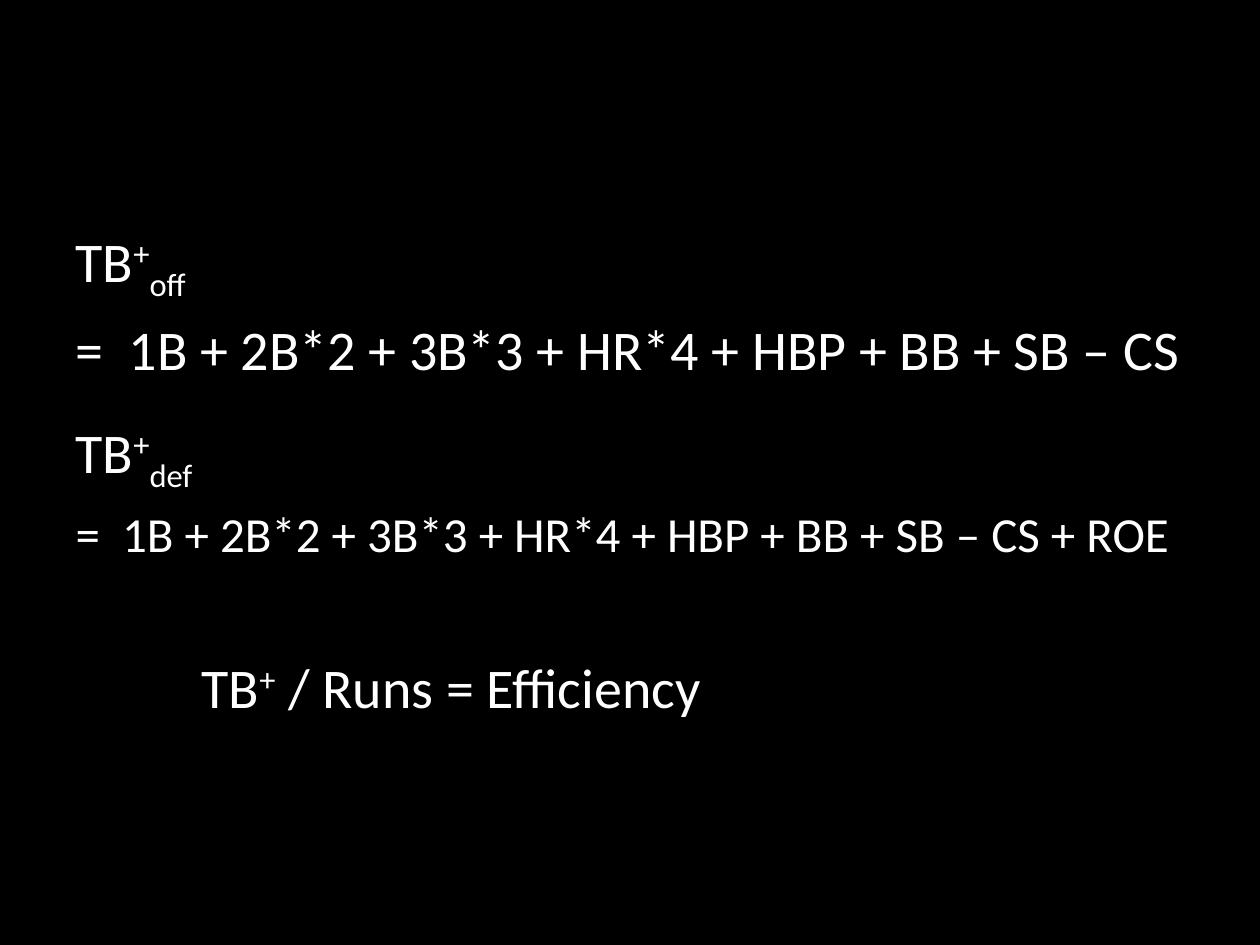
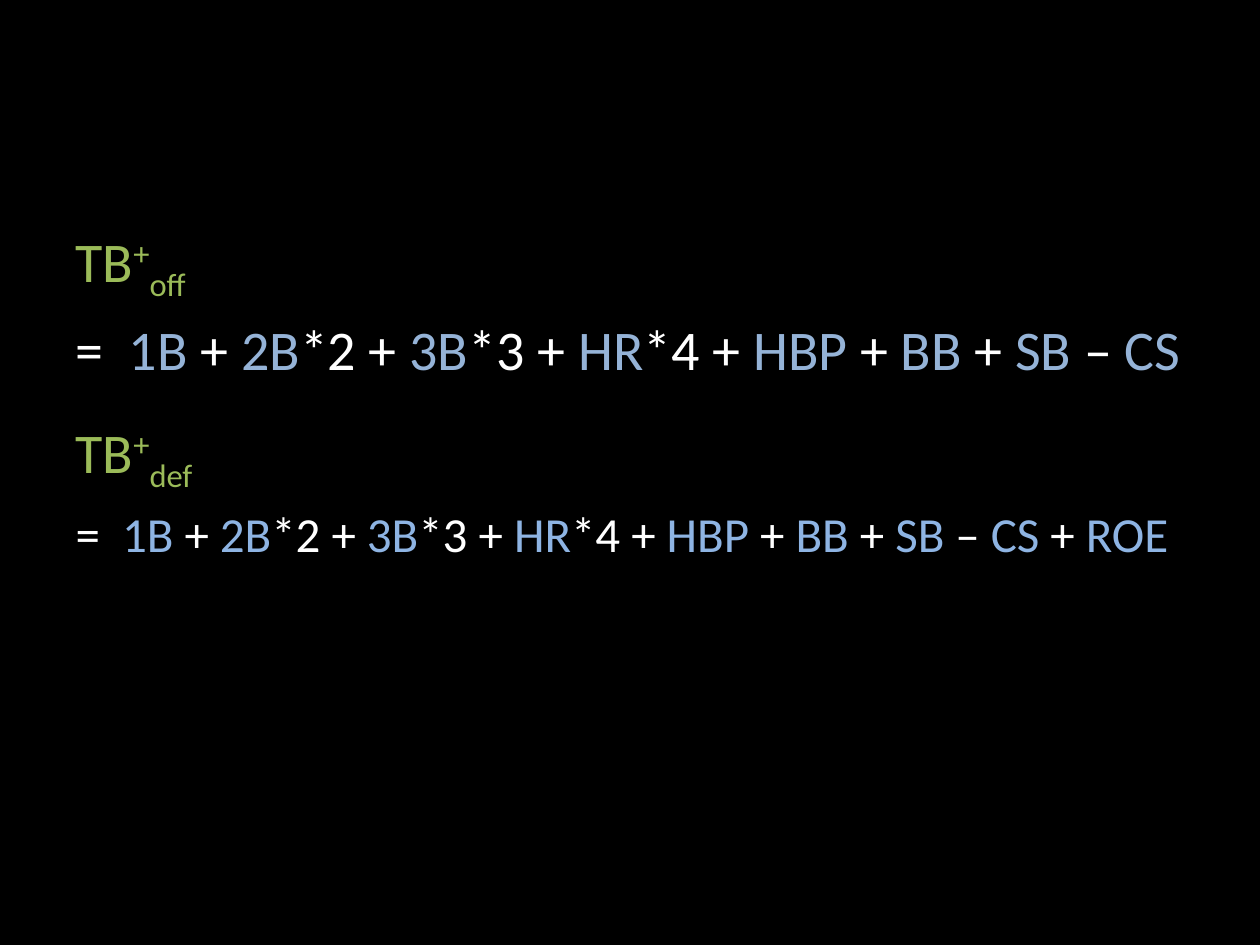
Before and after one commit to zyoung14/baseball-stats, a slide deck: slide 6 of Presentation.pptx. Drawn at 1260x945 pixels with LibreOffice and Linux fonts; fonts in the diff are those of the drawing. Boxes give left, top, right and bottom in pixels: in the first picture for what was removed or moved away, otherwise in the second. Text is boxed around its words. In the diff, an @@ line names an element or a change of style, - is before the commit and + after.

```diff
--- a/Presentation.pptx
+++ b/Presentation.pptx
@@ text "TB+off" at <box>76,246,1181,553</box>: text colour #FFFFFF to #9BBB59 in "TB+off", "TB+def"; text colour #FFFFFF to #95B3D7, text colour #FFFFFF to #8EB4E3 in "1B 2B*2 3B*3 HR*4 HBP BB SB ..." @@
@@ text at <box>202,669,701,717</box>: paragraph removed @@
-TB+ / Runs = Efficiency
```
Also in this commit, not shown: 1 other slide changed, 2 slides added, 1 slide removed, 9 other files.
